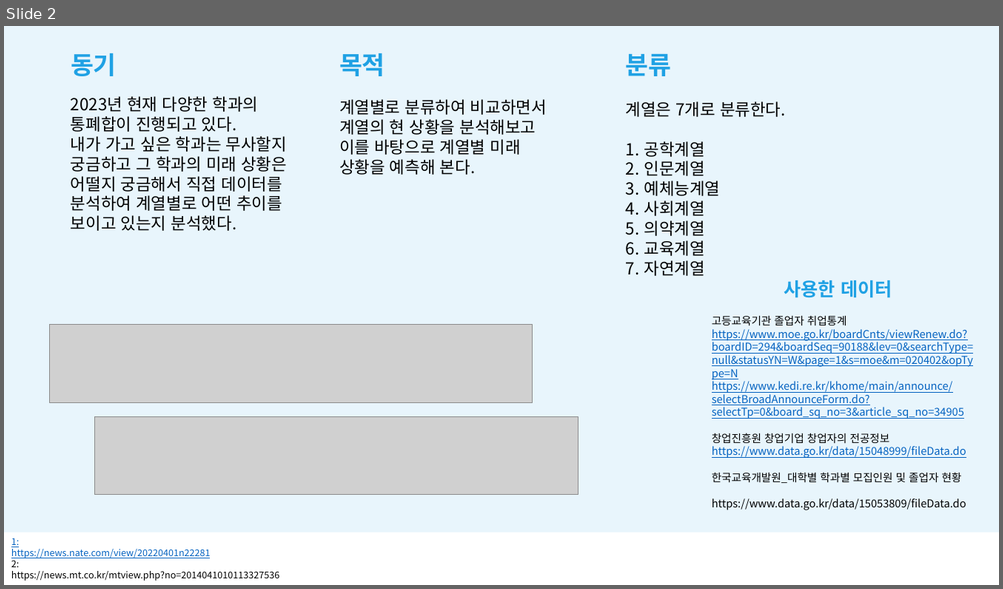
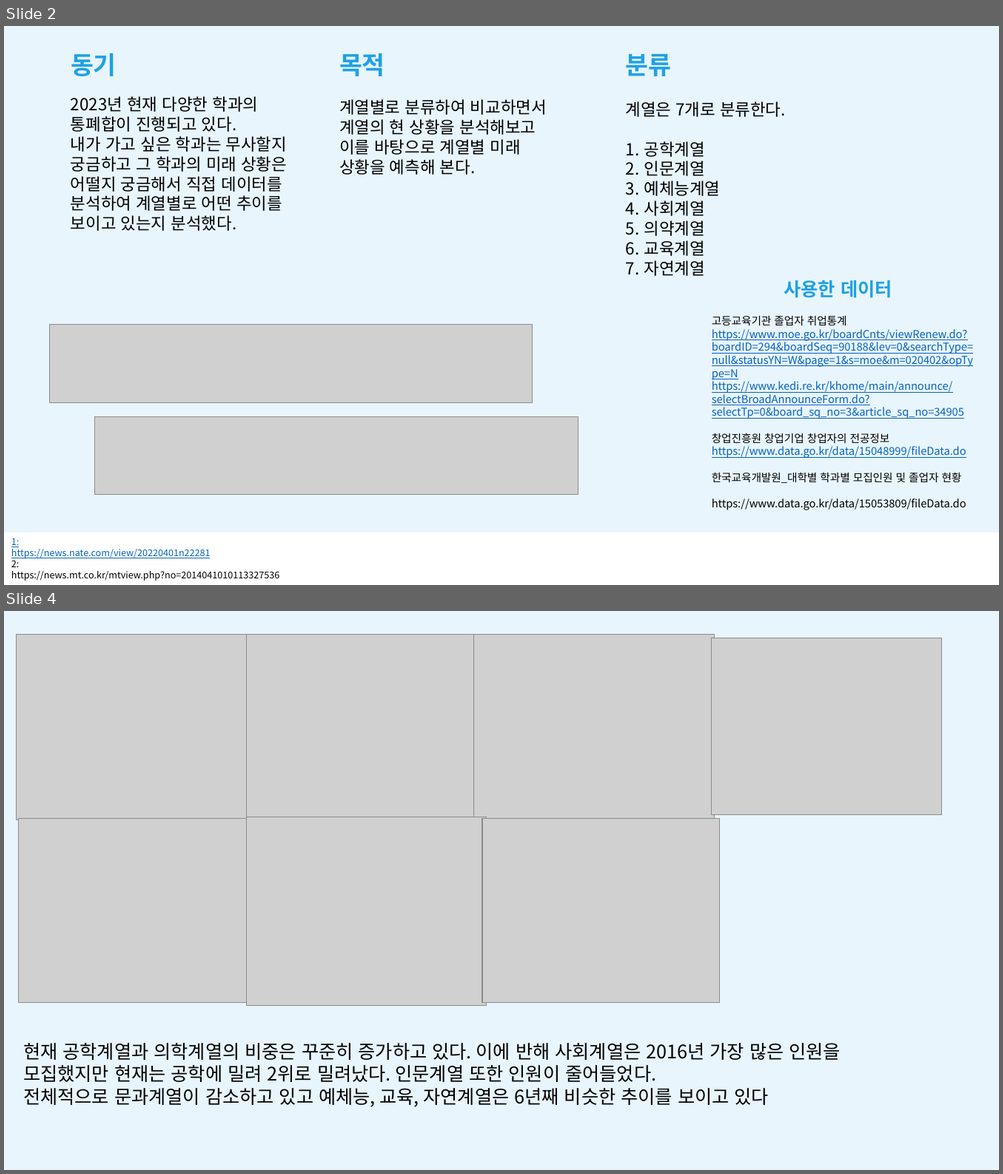
Before and after one commit to joon-11/23_dataAnalisysContestProject, a slide deck: submit.pptx. Shown one above the other, each under a label of ours: slide 2 before the commit, slides 2 and 4 after it; the slides between them are not shown. The pictures are 1003x589 and 1003x1174 pixels, drawn with LibreOffice and Linux fonts; fonts in the diff are those of the drawing; grey boxes stand for pictures. Boxes give left, top, right and bottom in pixels: in the first picture for what was removed or moved away, otherwise in the second. Text is boxed around its words. In the diff, an @@ line names an element or a change of style, - is before the commit and + after.

```diff
--- a/submit.pptx
+++ b/submit.pptx
@@ slide 4 added at bbox=[4, 611, 999, 1170], background #FFFFFF @@
@@ rectangle added at bbox=[4, 611, 999, 1170], fill #E8F5FC @@
@@ picture added at bbox=[16, 634, 246, 820] @@
@@ picture added at bbox=[247, 634, 478, 820] @@
@@ picture added at bbox=[473, 634, 714, 818] @@
@@ picture added at bbox=[711, 638, 941, 815] @@
@@ picture added at bbox=[19, 818, 247, 1003] @@
@@ picture added at bbox=[246, 817, 486, 1006] @@
@@ picture added at bbox=[482, 818, 720, 1003] @@
@@ text added at bbox=[23, 1043, 840, 1108], 18 pt, text #000000 @@
+현재 공학계열과 의학계열의 비중은 꾸준히 증가하고 있다. 이에 반해 사회계열은 2016년 가장 많은 인원을 모집했지만 현재는 공학에 밀려 2위로 밀려났다. 인문계열 또한 인원이 줄어들었다.
+전체적으로 문과계열이 감소하고 있고 예체능, 교육, 자연계열은 6년째 비슷한 추이를 보이고 있다
```
Also in this commit, not shown: 1 slide changed.
